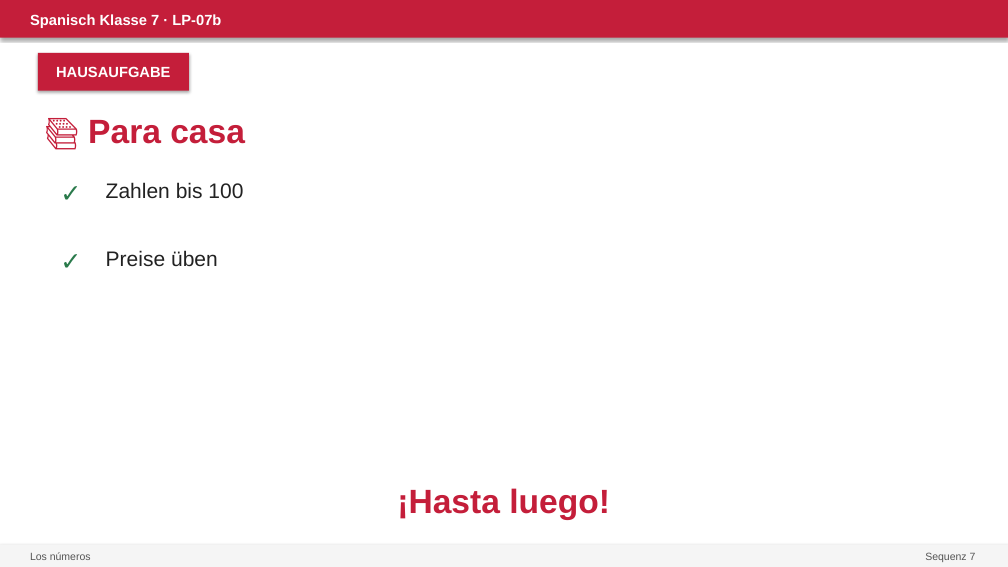
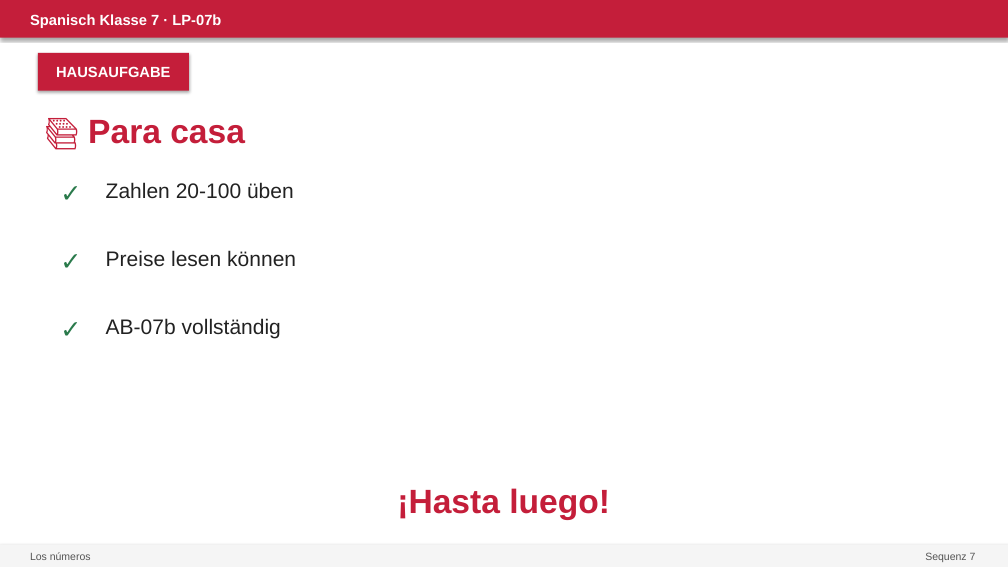
Before and after one commit to devbox42/sciencesim, a slide deck: slide 14 of projects/spanisch/kl07/sequenz-07-compras/07b-numeros/PPT-07b.pptx (slide 4 before the commit). Drawn at 1008x567 pixels with LibreOffice and Linux fonts; fonts in the diff are those of the drawing. Boxes give left, top, right and bottom in pixels: in the first picture for what was removed or moved away, otherwise in the second. Text is boxed around its words. In the diff, an @@ line names an element or a change of style, - is before the commit and + after.

```diff
--- a/projects/spanisch/kl07/sequenz-07-compras/07b-numeros/PPT-07b.pptx
+++ b/projects/spanisch/kl07/sequenz-07-compras/07b-numeros/PPT-07b.pptx
@@ text at (x1=106, y1=182, x2=294, y2=198): text changed @@
-Zahlen bis 100
+Zahlen 20-100 üben
@@ text at (x1=106, y1=250, x2=296, y2=266): text changed @@
-Preise üben
+Preise lesen können
@@ text added at (x1=53, y1=310, x2=91, y2=348), 24 pt, text #2A7A4B, bold @@
+✓
@@ text added at (x1=106, y1=318, x2=281, y2=339), 20 pt, text #222222 @@
+AB-07b vollständig
```
Also in this commit, not shown: 2 other slides changed, 10 slides added, 32 other files.
